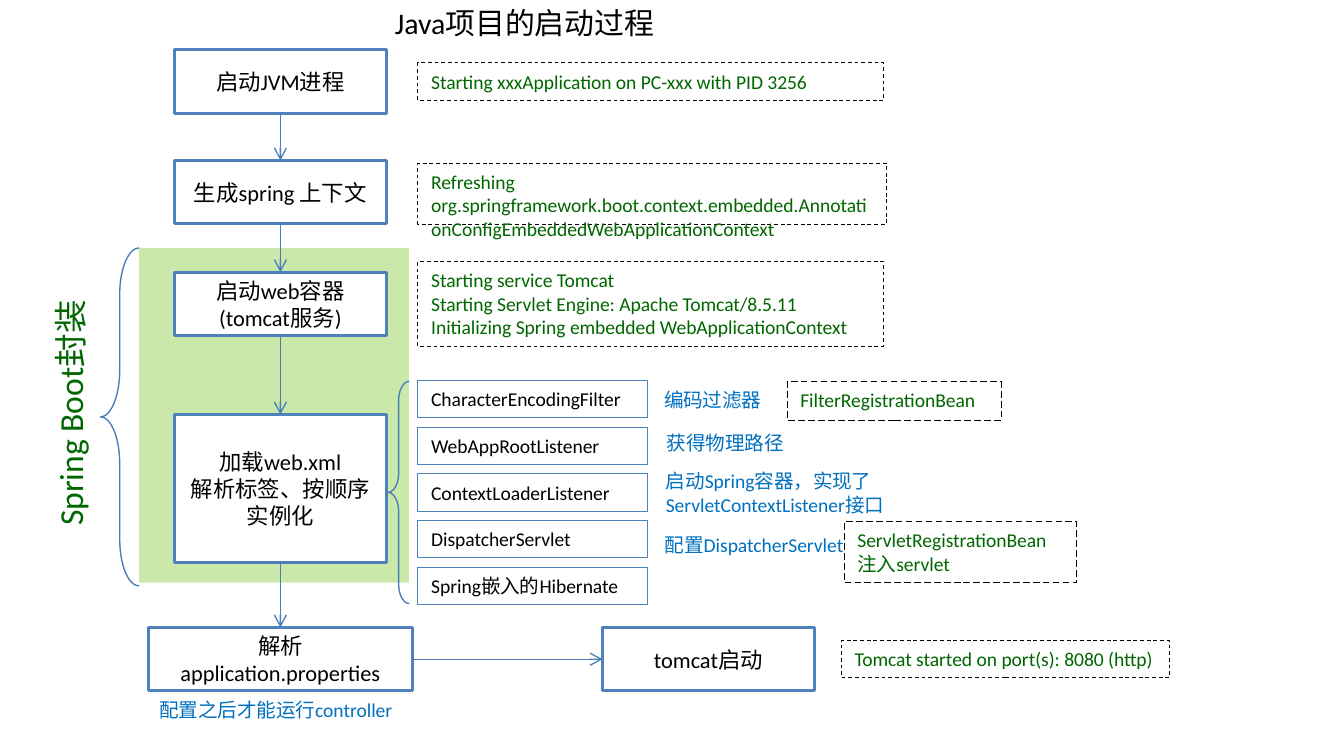
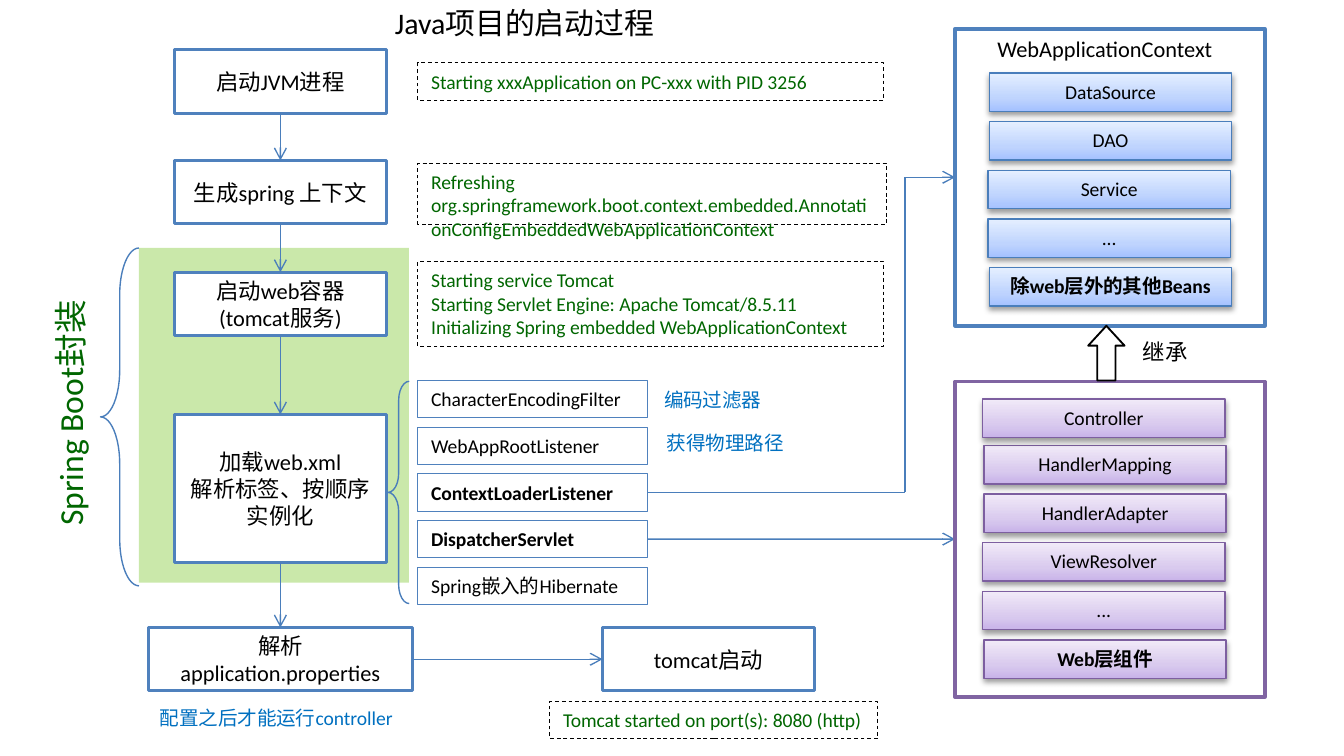
Before and after one commit to SherryLang/javalearning, a slide deck: slide 4 of issueImages/web context loading process.pptx. Drawn at 1344x756 pixels with LibreOffice and Linux fonts; fonts in the diff are those of the drawing. Boxes give left, top, right and bottom in pixels: in the first picture for what was removed or moved away, otherwise in the second. Text is boxed around its words. In the diff, an @@ line names an element or a change of style, - is before the commit and + after.

Commit message:
[MOD]ppt增加ContextLoaderListener初始化的上下文和DispatcherServlet初始化的上下文关系

```diff
--- a/issueImages/web context loading process.pptx
+++ b/issueImages/web context loading process.pptx
@@ rectangle added at [956, 28, 1265, 325], fill #FFFFFF, outline #4F81BD 2 pt @@
@@ text added at [997, 41, 1212, 61], 12 pt, text #000000 @@
+WebApplicationContext
@@ rectangle added at [989, 73, 1231, 112], fill gradient #A4C4FF to #BFD4FF to #E6EEFF, outline #4B7EBC 0.75 pt, 10.5 pt, text #000000 @@
+DataSource
@@ rectangle added at [989, 121, 1231, 160], fill gradient #A4C4FF to #BFD4FF to #E6EEFF, outline #4B7EBC 0.75 pt, 10.5 pt, text #000000 @@
+DAO
@@ line added from (905, 492) to (905, 177), #4B7EBC 0.75 pt @@
@@ arrow added from (905, 177) to (956, 177), #4B7EBC 0.75 pt @@
@@ rectangle added at [988, 171, 1230, 210], fill gradient #A4C4FF to #BFD4FF to #E6EEFF, outline #4B7EBC 0.75 pt, 10.5 pt, text #000000 @@
+Service
@@ rectangle added at [988, 219, 1230, 258], fill gradient #A4C4FF to #BFD4FF to #E6EEFF, outline #4B7EBC 0.75 pt, 10.5 pt, text #000000 @@
+...
@@ rectangle added at [989, 267, 1231, 306], fill gradient #A4C4FF to #BFD4FF to #E6EEFF, outline #4B7EBC 0.75 pt, 10.5 pt, text #000000, bold @@
+除web层外的其他Beans
@@ down arrow added at [1089, 325, 1125, 380], fill #FFFFFF, outline #000000 1 pt @@
@@ text added at [1143, 341, 1188, 362], 12 pt, text #000000 @@
+继承
@@ rectangle removed at [788, 382, 1001, 421] @@
-FilterRegistrationBean
@@ rectangle added at [956, 382, 1265, 698], fill #FFFFFF, outline #8064A2 2 pt @@
@@ rectangle added at [982, 399, 1224, 438], fill gradient #C9B5E8 to #D8CBEE to #F0EAF9, outline #7D60A0 0.75 pt, 10.5 pt, text #000000 @@
+Controller
@@ rectangle added at [984, 446, 1226, 485], fill gradient #C9B5E8 to #D8CBEE to #F0EAF9, outline #7D60A0 0.75 pt, 10.5 pt, text #000000 @@
+HandlerMapping
@@ rectangle "ContextLoaderListener" at [418, 474, 648, 512]: bold on @@
@@ text removed at [666, 471, 884, 514] @@
-启动Spring容器，实现了ServletContextListener接口
@@ line added from (648, 492) to (905, 492), #4B7EBC 0.75 pt @@
@@ rectangle added at [984, 495, 1226, 534], fill gradient #C9B5E8 to #D8CBEE to #F0EAF9, outline #7D60A0 0.75 pt, 10.5 pt, text #000000 @@
+HandlerAdapter
@@ rectangle "DispatcherServlet" at [418, 520, 648, 558]: bold on @@
@@ arrow added from (648, 539) to (956, 539), #4B7EBC 0.75 pt @@
@@ text removed at [665, 536, 844, 555] @@
-配置DispatcherServlet
@@ rectangle removed at [844, 521, 1077, 582] @@
-ServletRegistrationBean注入servlet
@@ rectangle added at [982, 543, 1224, 582], fill gradient #C9B5E8 to #D8CBEE to #F0EAF9, outline #7D60A0 0.75 pt, 10.5 pt, text #000000 @@
+ViewResolver
@@ rectangle added at [982, 591, 1224, 630], fill gradient #C9B5E8 to #D8CBEE to #F0EAF9, outline #7D60A0 0.75 pt, 10.5 pt, text #000000 @@
+...
@@ rectangle added at [984, 640, 1226, 679], fill gradient #C9B5E8 to #D8CBEE to #F0EAF9, outline #7D60A0 0.75 pt, 10.5 pt, text #000000, bold @@
+Web层组件
@@ text "配置之后才能运行controller": place and size @@
-text "配置之后才能运行controller" at [159, 700, 392, 719]
+text "配置之后才能运行controller" at [160, 708, 393, 727]
@@ rectangle "Tomcat started on port(s): 8080 ...": place and size @@
-rectangle "Tomcat started on port(s): 8080 ..." at [841, 641, 1169, 679]
+rectangle "Tomcat started on port(s): 8080 ..." at [550, 702, 878, 739]
```
Also in this commit, not shown: 1 other file.
